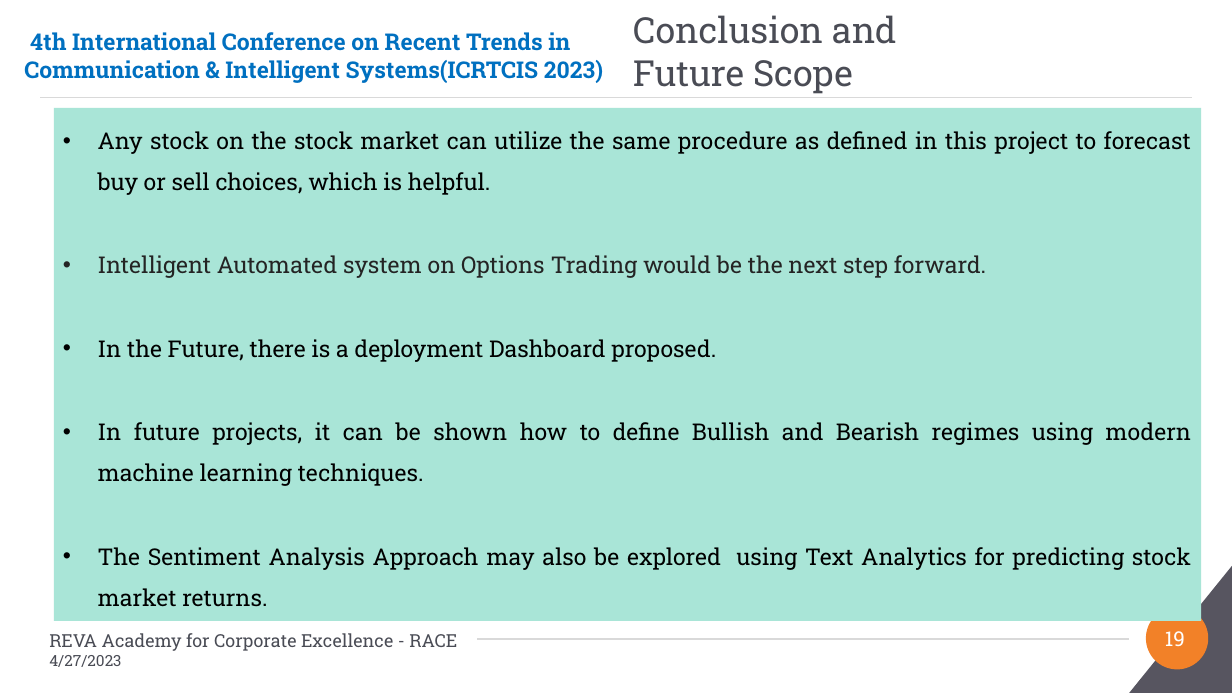
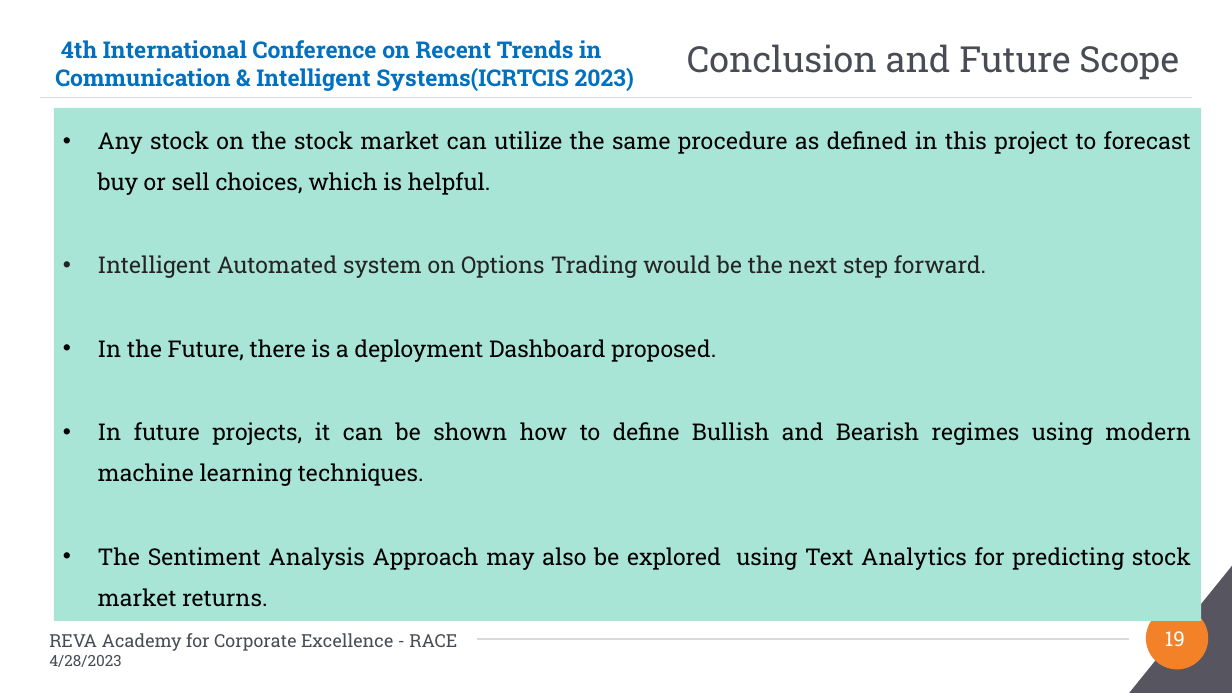
Before and after one commit to Embedded-org/ACCOMPLISHMENTS, a slide deck: slide 19 of RACE_CAPSTONE_PROJECT2/Conference_Paper2/PaperID-180_Direction Detection of Select Stocks with Machine Learning.pptx. Drawn at 1232x693 pixels with LibreOffice and Linux fonts; fonts in the diff are those of the drawing; background and template pictures are left out. Boxes give left, top, right and bottom in pixels: in the first picture for what was removed or moved away, otherwise in the second. Text is boxed around its words. In the diff, an @@ line names an element or a change of style, - is before the commit and + after.

```diff
--- a/RACE_CAPSTONE_PROJECT2/Conference_Paper2/PaperID-180_Direction Detection of Select Stocks with Machine Learning.pptx
+++ b/RACE_CAPSTONE_PROJECT2/Conference_Paper2/PaperID-180_Direction Detection of Select Stocks with Machine Learning.pptx
@@ title "Conclusion and Future Scope" rewrapped from (633, 15, 897, 94) to (687, 44, 1179, 80) @@
@@ text "4th International Conference on Recent ...": place and size @@
-text "4th International Conference on Recent ..." at (24, 32, 603, 83)
+text "4th International Conference on Recent ..." at (55, 40, 634, 91)
@@ text at (49, 655, 121, 667): text changed @@
-4/27/2023
+4/28/2023
```
Also in this commit, not shown: 22 other slides changed.
